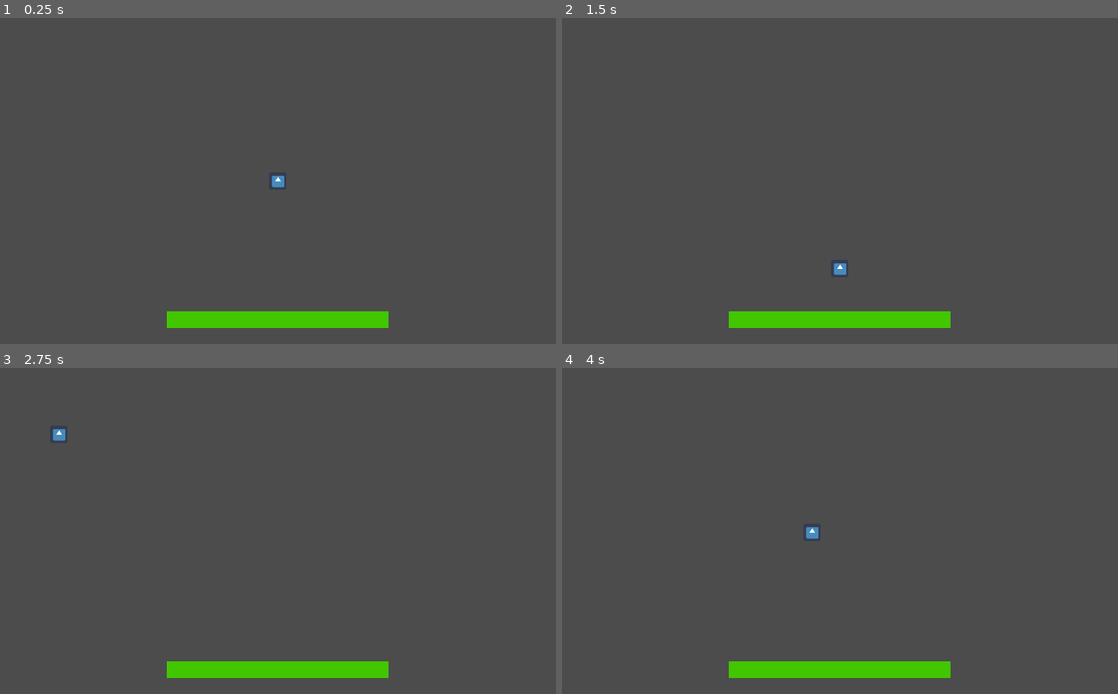
Above: before the commit, frames 1-4 (two rows, left to right).
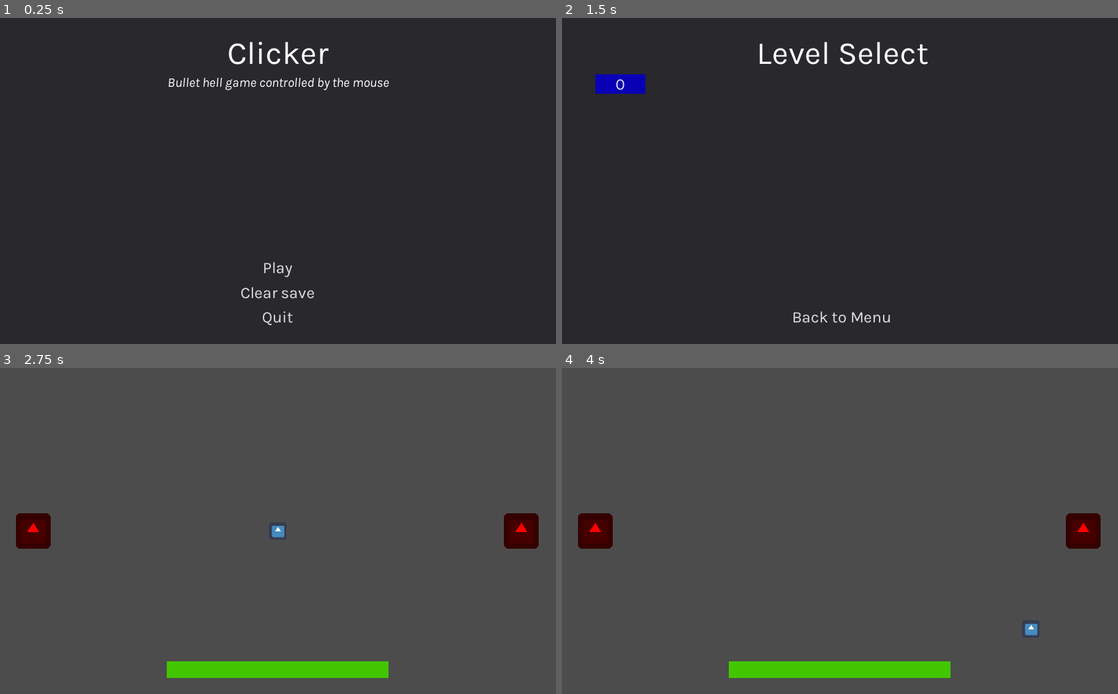
Above: after the commit, the same moments.

Repository: RainbowAsteroids/Clicker
Game: Godot game, scene res://UIs/MainMenu.tscn
Same seed, same stepped clock (60 frames per second), same inputs: the game is played once before the commit and once after it. Before the commit the project starts from res://Base Scenes/EmptyLevel.tscn. The engine's default icon, where the game draws it, is replaced by a stand-in: a white triangle on a blue panel in a dark square.
Inputs (mouse positions are in pixels of both pictures, inside the frame that each line leads up to):
- Up to frame 1 (0.25 s): no input
- Up to frame 2 (1.5 s): click (840, 291) at 0.5 s, where only the run after the commit has a clickable "Clear save"; click (840, 269) at 1.25 s, where only the run after the commit has a clickable "Play"
- Up to frame 3 (2.75 s): click (61, 433) at 2 s, where only the run after the commit has a clickable "0"
- Up to frame 4 (4 s): tap Enter at 2.75 s; move the mouse to (867, 531) at 2.77 s; click (867, 531) at 2.85 s; tap Space at 3.5 s; move the mouse to (812, 531) at 3.52 s; click (812, 531) at 3.6 s

The runs differ from the first frame. In frame 1, 100% of the frame differs, in the area x 0-100%, y 0-100%; in frame 2, 100%; in frame 3, 1.5%; in frame 4, 1.5%.

Commit message:
UIs and 4/5 levels

Diff:
--- a/Base Scenes/EmptyLevel.tscn
+++ b/Base Scenes/EmptyLevel.tscn
@@ -1,17 +1,15 @@
-[gd_scene load_steps=8 format=2]
+[gd_scene load_steps=7 format=2]
 
 [ext_resource path="res://Scripts/PauseContainer.gd" type="Script" id=1]
 [ext_resource path="res://Fonts/button.tres" type="DynamicFont" id=2]
 [ext_resource path="res://Scripts/World.gd" type="Script" id=3]
 [ext_resource path="res://Base Scenes/Player.tscn" type="PackedScene" id=4]
-[ext_resource path="res://Bullets/Bullet.tscn" type="PackedScene" id=5]
 [ext_resource path="res://Fonts/title.tres" type="DynamicFont" id=6]
 [ext_resource path="res://Base Scenes/HealthBar.tscn" type="PackedScene" id=7]
 
-[node name="World" type="Node"]
+[node name="Level" type="Node"]
 pause_mode = 1
 script = ExtResource( 3 )
-bullet = ExtResource( 5 )
 
 [node name="Player" parent="." instance=ExtResource( 4 )]
 z_index = 10
--- a/Enemies/RadialTurret.tscn
+++ b/Enemies/RadialTurret.tscn
@@ -8,4 +8,5 @@
 script = ExtResource( 1 )
 fire_delay = 0.063
 bullet = ExtResource( 3 )
+bullet_damage = 5.0
 angle_variation = 15
--- /dev/null
+++ b/Levels/Level0.tscn
@@ -0,0 +1,12 @@
+[gd_scene load_steps=3 format=2]
+
+[ext_resource path="res://Base Scenes/EmptyLevel.tscn" type="PackedScene" id=1]
+[ext_resource path="res://Base Scenes/Enemy.tscn" type="PackedScene" id=2]
+
+[node name="Level" instance=ExtResource( 1 )]
+
+[node name="Enemy" parent="." index="3" instance=ExtResource( 2 )]
+position = Vector2( 61, 300 )
+
+[node name="Enemy2" parent="." index="4" instance=ExtResource( 2 )]
+position = Vector2( 960, 300 )
--- /dev/null
+++ b/Levels/Level1.tscn
@@ -0,0 +1,9 @@
+[gd_scene load_steps=3 format=2]
+
+[ext_resource path="res://Base Scenes/EmptyLevel.tscn" type="PackedScene" id=1]
+[ext_resource path="res://Enemies/Turret.tscn" type="PackedScene" id=2]
+
+[node name="Level" instance=ExtResource( 1 )]
+
+[node name="Turret" parent="." index="3" instance=ExtResource( 2 )]
+position = Vector2( 990, 570 )
--- /dev/null
+++ b/Levels/Level2.tscn
@@ -0,0 +1,12 @@
+[gd_scene load_steps=3 format=2]
+
+[ext_resource path="res://Base Scenes/EmptyLevel.tscn" type="PackedScene" id=1]
+[ext_resource path="res://Enemies/Turret.tscn" type="PackedScene" id=2]
+
+[node name="Level" instance=ExtResource( 1 )]
+
+[node name="Turret" parent="." index="3" instance=ExtResource( 2 )]
+position = Vector2( 30, 30 )
+
+[node name="Turret2" parent="." index="4" instance=ExtResource( 2 )]
+position = Vector2( 990, 570 )
--- /dev/null
+++ b/Levels/Level3.tscn
@@ -0,0 +1,17 @@
+[gd_scene load_steps=3 format=2]
+
+[ext_resource path="res://Base Scenes/EmptyLevel.tscn" type="PackedScene" id=1]
+[ext_resource path="res://Enemies/RadialTurret.tscn" type="PackedScene" id=2]
+
+[node name="Level" instance=ExtResource( 1 )]
+
+[node name="Player" parent="." index="0"]
+position = Vector2( 510, 300 )
+
+[node name="RadialTurret" parent="." index="3" instance=ExtResource( 2 )]
+position = Vector2( 930, 300 )
+starting_angle = 180.0
+
+[node name="RadialTurret2" parent="." index="4" instance=ExtResource( 2 )]
+position = Vector2( 90, 300 )
+starting_angle = 0.0
--- /dev/null
+++ b/Levels/Level4.tscn
@@ -0,0 +1,18 @@
+[gd_scene load_steps=3 format=2]
+
+[ext_resource path="res://Base Scenes/EmptyLevel.tscn" type="PackedScene" id=1]
+[ext_resource path="res://Enemies/RadialTurret.tscn" type="PackedScene" id=2]
+
+[node name="Level" instance=ExtResource( 1 )]
+
+[node name="RadialTurret" parent="." index="3" instance=ExtResource( 2 )]
+position = Vector2( 510, 30 )
+starting_angle = 0.0
+
+[node name="RadialTurret2" parent="." index="4" instance=ExtResource( 2 )]
+position = Vector2( 450, 30 )
+starting_angle = 0.0
+
+[node name="RadialTurret3" parent="." index="5" instance=ExtResource( 2 )]
+position = Vector2( 570, 30 )
+starting_angle = 0.0
--- /dev/null
+++ b/Scripts/LevelButton.gd
@@ -0,0 +1 @@
+extends Button
--- /dev/null
+++ b/Scripts/MainMenu.gd
@@ -0,0 +1,15 @@
+extends Panel
+class_name MainMenu
+
+func _on_Play_pressed():
+	get_tree().change_scene("res://UIs/LevelSelect.tscn")
+
+func _on_Clear_pressed():
+	$ConfirmationDialog.visible = true
+
+func _on_Quit_pressed():
+	get_tree().quit()
+
+
+func _on_ConfirmationDialog_confirmed():
+	LevelRouter.clear()
--- a/Scripts/Player.gd
+++ b/Scripts/Player.gd
@@ -4,15 +4,18 @@
 signal death
 signal damage(health)
 
+export var god_mode := false
+
 var health := 100.0
 
 func damage(amount: float):
-	health -= amount
-	if health <= 0:
-		emit_signal("death")
-		queue_free()
-	else:
-		emit_signal("damage", health)
+	if not god_mode:
+		health -= amount
+		if health <= 0:
+			emit_signal("death")
+			queue_free()
+		else:
+			emit_signal("damage", health)
 
 func _input(event):
 	if event is InputEventMouseMotion:
@@ -24,10 +27,14 @@
 		position = Vector2(max(position.x, 0), max(position.y, 0))
 		position = Vector2(min(position.x, 1024), min(position.y, 600))
 
-func _on_Player_area_entered(area):
-	if "damage" in area:
-		damage(area.damage)
-		area.queue_free()
+func _on_Player_area_entered(bullet: Bullet):
+	if bullet:
+		for area in bullet.get_overlapping_areas():
+			if area is Enemy:
+				return
+
+		damage(bullet.damage)
+		bullet.queue_free()
 
 func _ready():
 	position = Vector2(1024/2, 600/2)
--- a/Scripts/World.gd
+++ b/Scripts/World.gd
@@ -1,6 +1,5 @@
 extends Node
-
-export var bullet: PackedScene
+class_name Level
 
 func _on_ready_to_fire(enemy: Enemy):
 	enemy.fire($Player.position, self)
@@ -29,7 +28,10 @@
 
 				if no_enemies:
 					Input.set_mouse_mode(Input.MOUSE_MODE_VISIBLE)
-					get_tree().change_scene("res://UIs/Error.tscn")
+					WinScreenArgs.next_scene = load("res://Levels/Level" + str(LevelRouter.current_level + 1) + ".tscn")
+					WinScreenArgs.replay_scene = load("res://Levels/Level" + str(LevelRouter.current_level) + ".tscn")
+					LevelRouter.best_level = LevelRouter.current_level + 1
+					get_tree().change_scene("res://UIs/YouWinScreen.tscn")
 
 func _ready():
 	# Hide the mouse
--- a/Scripts/YouWinScreen.gd
+++ b/Scripts/YouWinScreen.gd
@@ -6,8 +6,7 @@
 
 func _ready():
 	if next_scene == null:
-		ErrorArgs.message = "No next scene specified."
-		get_tree().change_scene("res://UIs/Error.tscn")
+		$MarginContainer/VBoxContainer/Next.disabled = true
 
 	if replay_scene == null:
 		ErrorArgs.message = "No replay scene specified."
@@ -18,6 +17,7 @@
 	WinScreenArgs.replay_scene = null
 
 func _on_Next_pressed():
+	LevelRouter.current_level += 1
 	get_tree().change_scene_to(next_scene)
 
 func _on_Replay_pressed():
--- /dev/null
+++ b/Singletons/LevelRouter.gd
@@ -0,0 +1,43 @@
+extends Node
+
+var current_level := 0
+var best_level: int = 0 setget set_best_level
+var file := File.new()
+
+func _ready():
+	if file.file_exists("user://save.json"):
+		file.open("user://save.json", File.READ_WRITE)
+	else:
+		file.open("user://save.json", File.WRITE_READ)
+
+	load_save()
+
+func save():
+	file.store_var({"best_level": best_level})
+	file.seek(0)
+
+func load_save():
+	var contents = file.get_var()
+
+	# Check if the file is valid
+	if typeof(contents) != TYPE_DICTIONARY:
+		clear()
+		return
+
+	# Check if the types are valid
+	if typeof(contents["best_level"]) == TYPE_INT:
+		best_level = contents["best_level"]
+	else:
+		clear()
+		return
+
+	file.seek(0)
+
+func clear():
+	best_level = 0
+	save()
+
+func set_best_level(level: int):
+	if level > best_level:
+		best_level = level
+		save()
--- /dev/null
+++ b/Styles/LevelButton.tres
@@ -0,0 +1,19 @@
+[gd_resource type="Theme" load_steps=4 format=2]
+
+[ext_resource path="res://Fonts/button.tres" type="DynamicFont" id=1]
+[ext_resource path="res://Styles/LevelButtonOff.tres" type="StyleBox" id=2]
+[ext_resource path="res://Styles/LevelButtonOn.tres" type="StyleBox" id=3]
+
+[resource]
+default_font = ExtResource( 1 )
+Button/colors/font_color = Color( 0.88, 0.88, 0.88, 1 )
+Button/colors/font_color_disabled = Color( 0.9, 0.9, 0.9, 0.2 )
+Button/colors/font_color_hover = Color( 0.94, 0.94, 0.94, 1 )
+Button/colors/font_color_pressed = Color( 1, 1, 1, 1 )
+Button/constants/hseparation = 2
+Button/fonts/font = null
+Button/styles/disabled = ExtResource( 2 )
+Button/styles/focus = ExtResource( 3 )
+Button/styles/hover = ExtResource( 3 )
+Button/styles/normal = ExtResource( 2 )
+Button/styles/pressed = ExtResource( 3 )
--- /dev/null
+++ b/Styles/LevelButtonOff.tres
@@ -0,0 +1,4 @@
+[gd_resource type="StyleBoxFlat" format=2]
+
+[resource]
+bg_color = Color( 0.0392157, 0, 0.713726, 1 )
--- /dev/null
+++ b/Styles/LevelButtonOn.tres
@@ -0,0 +1,4 @@
+[gd_resource type="StyleBoxFlat" format=2]
+
+[resource]
+bg_color = Color( 0.0509804, 0, 0.933333, 1 )
--- /dev/null
+++ b/UIs/LevelButton.tscn
@@ -0,0 +1,11 @@
+[gd_scene load_steps=2 format=2]
+
+[ext_resource path="res://Styles/LevelButton.tres" type="Theme" id=1]
+
+[node name="Button" type="Button"]
+anchor_right = 0.09
+rect_min_size = Vector2( 92, 36 )
+theme = ExtResource( 1 )
+__meta__ = {
+"_edit_use_anchors_": false
+}
--- /dev/null
+++ b/UIs/LevelSelect.gd
@@ -0,0 +1,22 @@
+extends Panel
+class_name LevelSelect
+
+export var level_button: PackedScene
+
+func _ready():
+	var file_inst = File.new()
+	for i in range(LevelRouter.best_level + 1):
+		if file_inst.file_exists("res://Levels/Level" + str(i) + ".tscn"):
+			var btn = level_button.instance()
+			btn.text = str(i)
+			btn.connect("pressed", self, "_on_LevelButton_pressed", [i])
+			$MarginContainer/VBoxContainer/Buttons.add_child(btn)
+		else:
+			break
+
+func _on_LevelButton_pressed(level: int):
+	LevelRouter.current_level = level
+	get_tree().change_scene("res://Levels/Level" + str(level) + ".tscn")
+
+func _on_Menu_pressed():
+	get_tree().change_scene("res://UIs/MainMenu.tscn")
--- /dev/null
+++ b/UIs/LevelSelect.tscn
@@ -0,0 +1,63 @@
+[gd_scene load_steps=5 format=2]
+
+[ext_resource path="res://Fonts/button.tres" type="DynamicFont" id=1]
+[ext_resource path="res://Fonts/title.tres" type="DynamicFont" id=2]
+[ext_resource path="res://UIs/LevelSelect.gd" type="Script" id=3]
+[ext_resource path="res://UIs/LevelButton.tscn" type="PackedScene" id=4]
+
+[node name="LevelSelect" type="Panel"]
+self_modulate = Color( 1, 1, 1, 0.901961 )
+anchor_right = 1.0
+anchor_bottom = 1.0
+script = ExtResource( 3 )
+__meta__ = {
+"_edit_use_anchors_": false
+}
+level_button = ExtResource( 4 )
+
+[node name="MarginContainer" type="MarginContainer" parent="."]
+anchor_right = 1.0
+anchor_bottom = 1.0
+margin_left = 1.18921
+margin_right = 7.18921
+custom_constants/margin_right = 61
+custom_constants/margin_top = 30
+custom_constants/margin_left = 61
+custom_constants/margin_bottom = 30
+__meta__ = {
+"_edit_use_anchors_": false
+}
+
+[node name="VBoxContainer" type="VBoxContainer" parent="MarginContainer"]
+margin_left = 61.0
+margin_top = 30.0
+margin_right = 969.0
+margin_bottom = 570.0
+
+[node name="Title" type="Label" parent="MarginContainer/VBoxContainer"]
+margin_right = 908.0
+margin_bottom = 72.0
+custom_fonts/font = ExtResource( 2 )
+text = "Level Select"
+align = 1
+valign = 1
+
+[node name="Buttons" type="GridContainer" parent="MarginContainer/VBoxContainer"]
+margin_top = 76.0
+margin_right = 908.0
+margin_bottom = 494.0
+size_flags_horizontal = 3
+size_flags_vertical = 3
+custom_constants/vseparation = 40
+custom_constants/hseparation = 180
+columns = 4
+
+[node name="Menu" type="Button" parent="MarginContainer/VBoxContainer"]
+margin_top = 498.0
+margin_right = 908.0
+margin_bottom = 540.0
+custom_fonts/font = ExtResource( 1 )
+text = "Back to Menu"
+flat = true
+
+[connection signal="pressed" from="MarginContainer/VBoxContainer/Menu" to="." method="_on_Menu_pressed"]
--- /dev/null
+++ b/UIs/MainMenu.tscn
@@ -0,0 +1,99 @@
+[gd_scene load_steps=6 format=2]
+
+[ext_resource path="res://Fonts/button.tres" type="DynamicFont" id=1]
+[ext_resource path="res://Fonts/title.tres" type="DynamicFont" id=2]
+[ext_resource path="res://Fonts/Karla-Italic-VariableFont_wght.ttf" type="DynamicFontData" id=3]
+[ext_resource path="res://Scripts/MainMenu.gd" type="Script" id=4]
+
+[sub_resource type="DynamicFont" id=1]
+size = 25
+font_data = ExtResource( 3 )
+
+[node name="MainMenu" type="Panel"]
+self_modulate = Color( 1, 1, 1, 0.901961 )
+anchor_right = 1.0
+anchor_bottom = 1.0
+script = ExtResource( 4 )
+__meta__ = {
+"_edit_use_anchors_": false
+}
+
+[node name="MarginContainer" type="MarginContainer" parent="."]
+anchor_right = 1.0
+anchor_bottom = 1.0
+custom_constants/margin_right = 61
+custom_constants/margin_top = 30
+custom_constants/margin_left = 61
+custom_constants/margin_bottom = 30
+__meta__ = {
+"_edit_use_anchors_": false
+}
+
+[node name="VBoxContainer" type="VBoxContainer" parent="MarginContainer"]
+margin_left = 61.0
+margin_top = 30.0
+margin_right = 963.0
+margin_bottom = 570.0
+
+[node name="Title" type="Label" parent="MarginContainer/VBoxContainer"]
+margin_right = 902.0
+margin_bottom = 72.0
+custom_fonts/font = ExtResource( 2 )
+text = "Clicker"
+align = 1
+valign = 1
+
+[node name="Subtitle" type="Label" parent="MarginContainer/VBoxContainer"]
+margin_top = 76.0
+margin_right = 902.0
+margin_bottom = 106.0
+custom_fonts/font = SubResource( 1 )
+text = "Bullet hell game controlled by the mouse"
+align = 1
+valign = 1
+
+[node name="VSplitContainer" type="VSplitContainer" parent="MarginContainer/VBoxContainer"]
+margin_top = 110.0
+margin_right = 902.0
+margin_bottom = 402.0
+size_flags_horizontal = 3
+size_flags_vertical = 3
+
+[node name="Play" type="Button" parent="MarginContainer/VBoxContainer"]
+margin_top = 406.0
+margin_right = 902.0
+margin_bottom = 448.0
+custom_fonts/font = ExtResource( 1 )
+text = "Play"
+flat = true
+
+[node name="Clear" type="Button" parent="MarginContainer/VBoxContainer"]
+margin_top = 452.0
+margin_right = 902.0
+margin_bottom = 494.0
+custom_fonts/font = ExtResource( 1 )
+text = "Clear save"
+flat = true
+
+[node name="Quit" type="Button" parent="MarginContainer/VBoxContainer"]
+margin_top = 498.0
+margin_right = 902.0
+margin_bottom = 540.0
+custom_fonts/font = ExtResource( 1 )
+text = "Quit"
+flat = true
+
+[node name="ConfirmationDialog" type="ConfirmationDialog" parent="."]
+margin_left = 381.838
+margin_top = 275.772
+margin_right = 662.838
+margin_bottom = 345.772
+dialog_text = "Are you sure you want to clear your save?"
+__meta__ = {
+"_edit_use_anchors_": false
+}
+
+[connection signal="pressed" from="MarginContainer/VBoxContainer/Play" to="." method="_on_Play_pressed"]
+[connection signal="pressed" from="MarginContainer/VBoxContainer/Clear" to="." method="_on_Clear_pressed"]
+[connection signal="pressed" from="MarginContainer/VBoxContainer/Quit" to="." method="_on_Quit_pressed"]
+[connection signal="confirmed" from="ConfirmationDialog" to="." method="_on_ConfirmationDialog_confirmed"]
--- a/UIs/YouWinScreen.tscn
+++ b/UIs/YouWinScreen.tscn
@@ -66,7 +66,6 @@
 margin_right = 902.0
 margin_bottom = 494.0
 custom_fonts/font = ExtResource( 1 )
-disabled = true
 text = "Level Select"
 flat = true
 
@@ -75,7 +74,6 @@
 margin_right = 902.0
 margin_bottom = 540.0
 custom_fonts/font = ExtResource( 1 )
-disabled = true
 text = "Leave to Menu"
 flat = true
 
--- a/project.godot
+++ b/project.godot
@@ -29,6 +29,21 @@
 "language": "GDScript",
 "path": "res://Scripts/Health Bar.gd"
 }, {
+"base": "Node",
+"class": "Level",
+"language": "GDScript",
+"path": "res://Scripts/World.gd"
+}, {
+"base": "Panel",
+"class": "LevelSelect",
+"language": "GDScript",
+"path": "res://UIs/LevelSelect.gd"
+}, {
+"base": "Panel",
+"class": "MainMenu",
+"language": "GDScript",
+"path": "res://Scripts/MainMenu.gd"
+}, {
 "base": "Area2D",
 "class": "Player",
 "language": "GDScript",
@@ -59,6 +74,9 @@
 "Enemy": "",
 "Error": "",
 "HealthBar": "",
+"Level": "",
+"LevelSelect": "",
+"MainMenu": "",
 "Player": "",
 "RadialTurret": "",
 "ShotgunTurret": "",
@@ -69,13 +87,14 @@
 [application]
 
 config/name="Clicker"
-run/main_scene="res://Base Scenes/EmptyLevel.tscn"
+run/main_scene="res://UIs/MainMenu.tscn"
 config/icon="res://Images/icon.png"
 
 [autoload]
 
-WinScreenArgs="*res://Scripts/WinScreenArgs.gd"
-ErrorArgs="*res://Scripts/ErrorArgs.gd"
+WinScreenArgs="*res://Singletons/WinScreenArgs.gd"
+ErrorArgs="*res://Singletons/ErrorArgs.gd"
+LevelRouter="*res://Singletons/LevelRouter.gd"
 
 [display]
 
Binary file added: Fonts/Karla-Italic-VariableFont_wght.ttf
Not shown, added: OFL.txt
Renamed: Scripts/ErrorArgs.gd -> Singletons/ErrorArgs.gd
Renamed: Scripts/WinScreenArgs.gd -> Singletons/WinScreenArgs.gd
